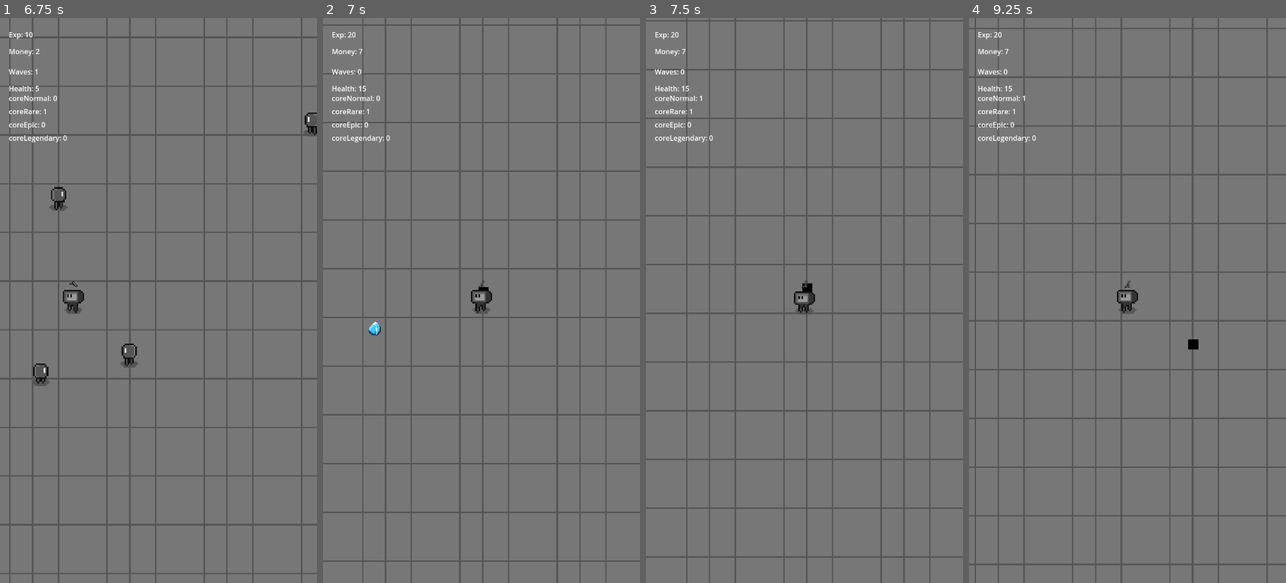
Above: before the commit, frames 1-4 (left to right).
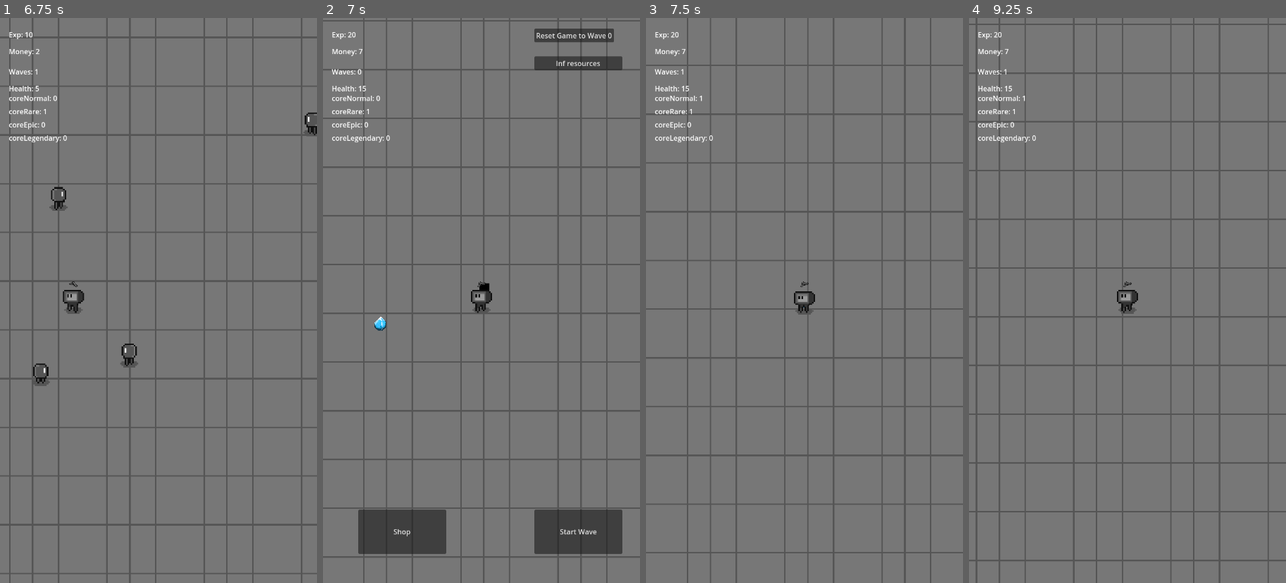
Above: after the commit, the same moments.

Repository: Davideee03/MobileComputing
Game: Godot game, scene res://Scenes/Towns/Town.tscn
Same seed, same stepped clock (60 frames per second), same inputs: the game is played once before the commit and once after it. Sound files missing from this copy of the repository are replaced by a short silence.
Inputs (mouse positions are in pixels of both pictures, inside the frame that each line leads up to):
- Up to frame 1 (6.75 s): click "Start Wave" at 0.5 s; tap Enter at 1.25, 3.5 s; move the mouse to (142, 413) at 1.27 s; tap A (a) every 1.5 s from 1.35 to 5.85 s; click (142, 413) at 1.42 s; tap Space at 2 s; drag from (253, 385) to (158, 300) at 2.02 s; move the mouse to (63, 215) at 2.77 s; click (63, 215) at 2.92 s; drag from (174, 300) to (63, 215) at 3.52 s; move the mouse to (110, 159) at 4.27 s; click (110, 159) at 4.42 s; drag from (228, 272) to (183, 566) at 5.02 s; move the mouse to (95, 328) at 5.77 s; click (95, 328) at 5.92 s; drag from (190, 176) to (139, 390) at 6.52 s
- Up to frame 2 (7 s): no input
- Up to frame 3 (7.5 s): click (902, 532) at 7.25 s, where only the run after the commit has a clickable "Start Wave"
- Up to frame 4 (9.25 s): tap Space at 8 s; move the mouse to (1111, 413) at 8.02 s; tap A (a) at 8.1 s; click (1111, 413) at 8.17 s; tap Enter at 8.75 s; drag from (1222, 385) to (1127, 300) at 8.77 s

Frame 1 is identical in both runs. In frame 2, 14% of the frame differs, in the area x 0-100%, y 0-100%; in frame 3, 8.5%; in frame 4, 10%.

Commit message:
Fixing buttons for real

Diff:
--- a/Scenes/Player/Player.tscn
+++ b/Scenes/Player/Player.tscn
@@ -14,7 +14,7 @@
 size = Vector2(350, 600)
 
 [sub_resource type="RectangleShape2D" id="RectangleShape2D_klpek"]
-size = Vector2(40, 40)
+size = Vector2(50, 50)
 
 [sub_resource type="RectangleShape2D" id="RectangleShape2D_8lyj5"]
 
@@ -59,6 +59,7 @@
 
 [sub_resource type="Animation" id="Animation_lm157"]
 resource_name = "Walk"
+length = 1.1
 loop_mode = 1
 tracks/0/type = "value"
 tracks/0/imported = false
--- a/Scripts/Enemies/Spawners.gd
+++ b/Scripts/Enemies/Spawners.gd
@@ -31,20 +31,19 @@
 	else: enemies_defeated-=enemy_value
 
 	#Wave ended, no more enemies present
-	if enemies_defeated>=max_enemies && !player_is_dead:
-		player_won()
+	if enemies_defeated>=max_enemies:
+		end_wave()
 
 ###We'll add a victory ui from here
 func player_won() -> void:
 	#Player didn't win if he's dead
 	print("Player won!")
-	end_wave()
 
 #End the wave
 #Called by Global if the player is defeated
 func end_wave():
 	#Notify that player is dead if the wave isn't finished
-	if !wave_ended(): player_is_dead = true
+	if !player_is_dead: player_won()
 
 	#Wait a frame
 	await get_tree().create_timer(get_process_delta_time()).timeout
@@ -86,3 +85,6 @@
 
 	#Attach the computer to the players
 	computer.attach_to_player()
+
+func defeat():
+	player_is_dead = true
--- a/Scripts/Global/Global.gd
+++ b/Scripts/Global/Global.gd
@@ -44,7 +44,7 @@
 	for spawner in get_tree().get_nodes_in_group("Spawner"):
 		spawner.stop_wave()
 
-	spawner_container.end_wave()
+	spawner_container.defeat()
 
 	#Don't pass to the next wave
 	Stats.update_wave(true)
Not shown, changed: Soundeffects/Player/Footsteps.wav
